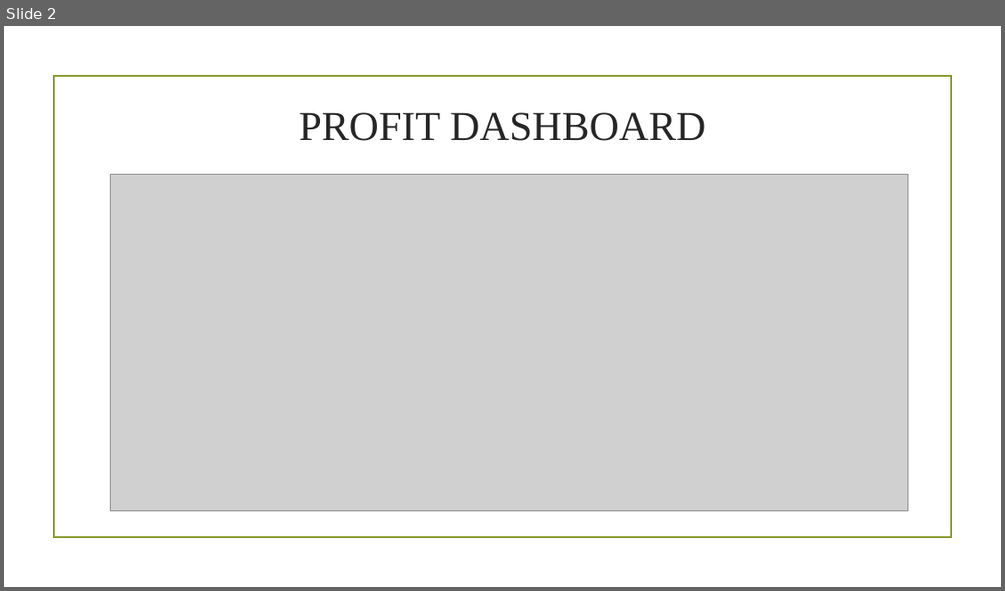
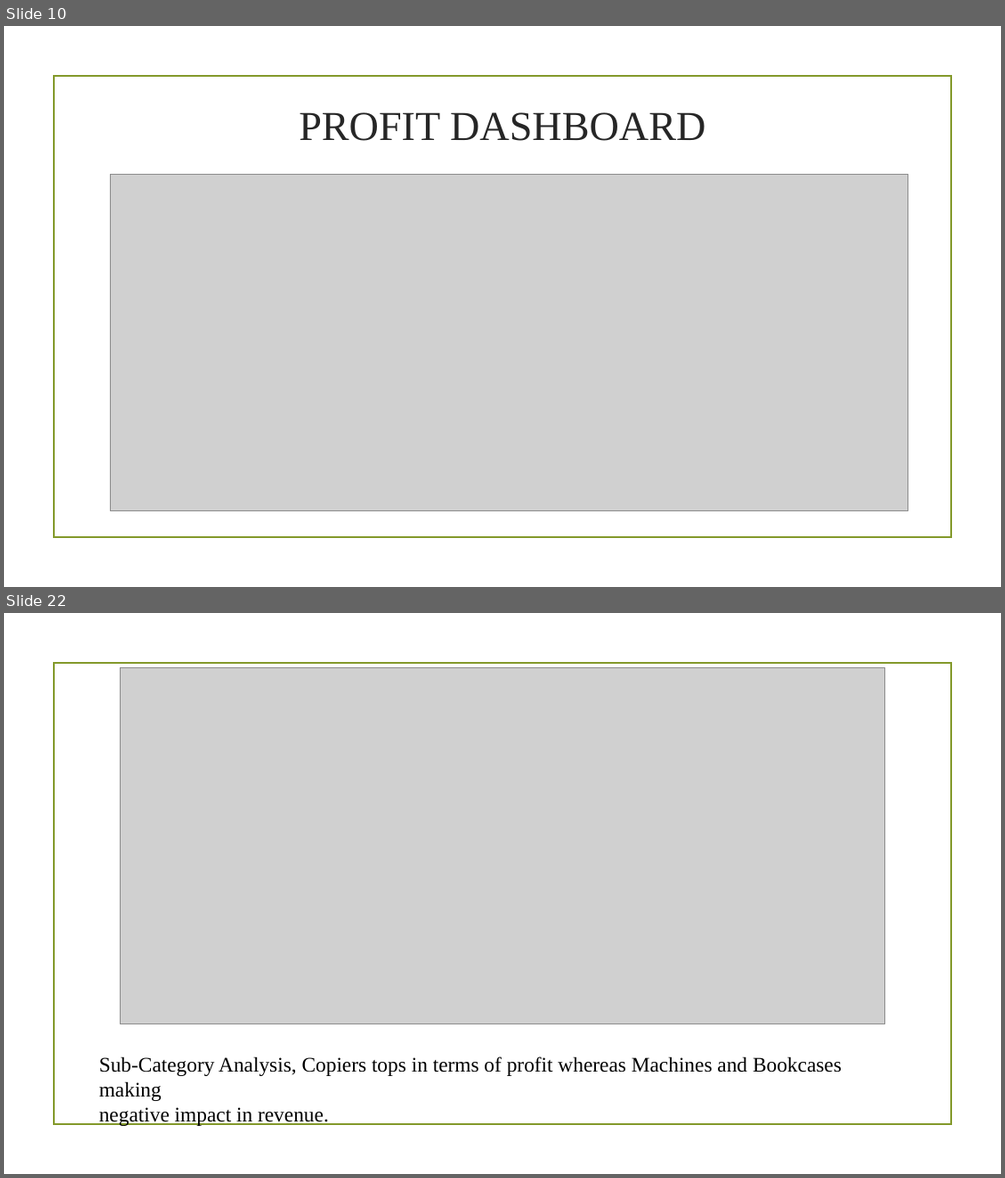
Before and after one commit to Leon199630/WALMART-ANALYSIS, a slide deck: WALMART PPT.pptx. Shown one above the other, each under a label of ours: slide 2 before the commit, slides 10 and 22 after it; the slides between them are not shown. The pictures are 1005x591 and 1005x1178 pixels, drawn with LibreOffice and Linux fonts; fonts in the diff are those of the drawing; grey boxes stand for pictures; background and template pictures are left out. Boxes give left, top, right and bottom in pixels: in the first picture for what was removed or moved away, otherwise in the second. Text is boxed around its words. In the diff, an @@ line names an element or a change of style, - is before the commit and + after.

```diff
--- a/WALMART PPT.pptx
+++ b/WALMART PPT.pptx
@@ slide 22 added at bbox=[4, 613, 1001, 1174], background picture (left out); not listed: 1 template element that a slide beside it also shows @@
@@ picture added at bbox=[120, 667, 885, 1023] @@
@@ text added at bbox=[99, 1056, 841, 1126], 20 pt, text #000000 @@
+Sub-Category Analysis, Copiers tops in terms of profit whereas Machines and Bookcases making
+negative impact in revenue.
@@ what was slide 2 is now slide 10 @@
```
Also in this commit, not shown: 1 slide changed, 19 other slides added, 2 slides removed.
